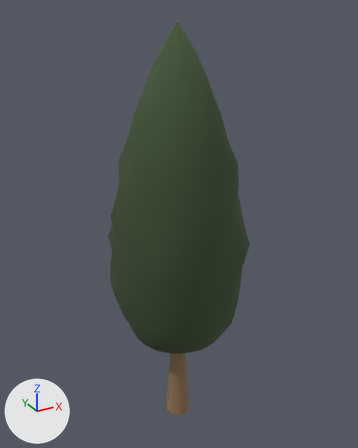
Before and after pictures for a commit that changed the FBX model unity/Assets/Models/Props/462.fbx.
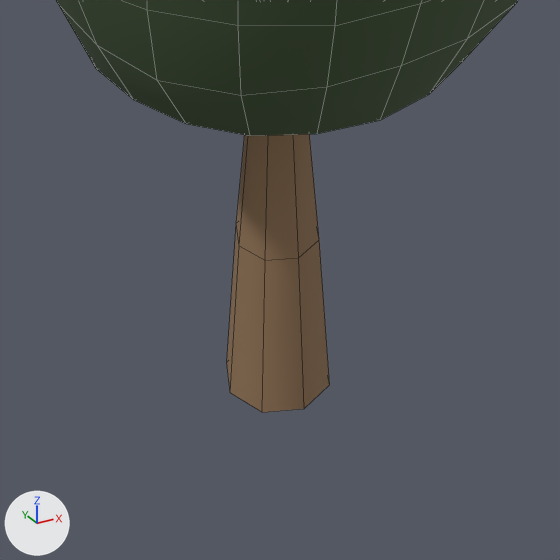
Each version is shown whole from a 50 mm lens placed at (-4.62, -8.45, 9.24), pointed at (0.11, 0.15, 4.93), then close up on the part from 33% to 67% of the width and 72% to 100% of the height. Arrows for +X, +Y and +Z are at lower left; the lights stay in place. The older version's two pictures come first. The close-ups show mesh edges as thin lines. Where no turn or scale is listed for an object, it has been applied to the vertices.

The scene before the commit, as lines of its bpy script (objects in view):
```python
me_462 = bpy.data.meshes.new('462')
me_462.from_pydata(...)  # 382 vertices, 386 faces; spans x -1.5..1.5, y -1.5..1.5, z 0.0..9.0
# faces by material slot: [320, 66]
me_462.materials.append(mat_mat_leaf_green)  # dark green #3f5235
me_462.materials.append(mat_path_street_bark)  # brown #907355
ob_462 = bpy.data.objects.new('462', me_462)
ob_462.location = (0.0, 0.0, 0.0)
```
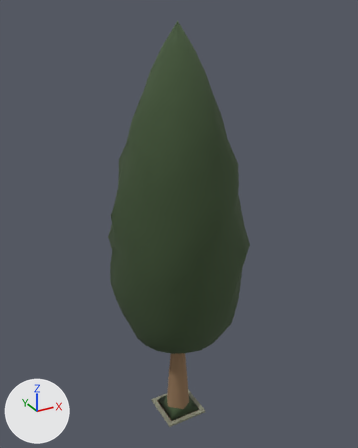
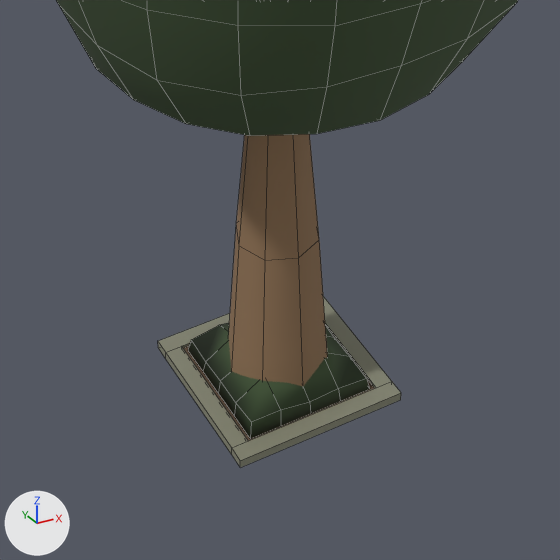
The change, as a list of edits to the scene's bpy script:
```text
Add mat_path_roadbed:
    mat_path_roadbed = principled_material('PATH_ROADBED')
    mat_path_roadbed.base_color = (0.13, 0.078, 0.045)  # brown #654f3c
    mat_path_roadbed.roughness = 0.85
Add mat_path_concrete:
    mat_path_concrete = principled_material('PATH_CONCRETE')
    mat_path_concrete.base_color = (0.246, 0.251, 0.18)  # grey #888976
Change me_462:
    used by ob_462; location = (0.0, 0.0, 0.0)
    remove me_462.from_pydata(...)  # 382 vertices, 386 faces; spans x -1.5..1.5, y -1.5..1.5, z 0.0..9.0
    add me_462.from_pydata(...)  # 463 vertices, 448 faces; spans x -1.5..1.5, y -1.5..1.5, z 0.0..9.0
    me_462 part 1: a new loose piece, a box spanning x -0.5..0.5, y 0.4..0.5, z 0.0..0.05, in mat_path_concrete (grey #888976)
    me_462 part 2: a new loose piece, a box spanning x -0.5..0.5, y -0.5..-0.4, z 0.0..0.05, in mat_path_concrete (grey #888976)
    me_462 part 3: a new loose piece, a box spanning x 0.4..0.5, y -0.4..0.4, z 0.0..0.05, in mat_path_concrete (grey #888976)
    me_462 part 4: a new loose piece, a box spanning x -0.5..-0.4, y -0.4..0.4, z 0.0..0.05, in mat_path_concrete (grey #888976)
    me_462 part 5: a new loose piece, a box spanning x -0.4..0.4, y -0.4..0.4, z 0.0..0.03, in mat_path_roadbed (brown #654f3c)
    me_462 part 6: a new loose piece of 41 vertices spanning x -0.37..0.37, y -0.37..0.37, z 0.03..0.28, in mat_mat_leaf_green (dark green #3f5235)
    add me_462.materials.append(mat_path_concrete)  # grey #888976
    add me_462.materials.append(mat_path_roadbed)  # brown #654f3c
```

Changed parts and their boxes [x1, y1, x2, y2] in the close-ups (560 x 560 px):
'462', reshaped
    before: [56, 0, 518, 412]
    after: [56, 0, 518, 468]
part 1 of me_462, added
    after: [158, 313, 230, 358]
part 2 of me_462, added
    after: [232, 381, 401, 468]
part 3 of me_462, added
    after: [323, 296, 391, 388]
part 4 of me_462, added
    after: [166, 346, 248, 455]
part 5 of me_462, added (mostly hidden)
    after: [183, 336, 374, 441]
part 6 of me_462, added
    after: [188, 323, 370, 439]
